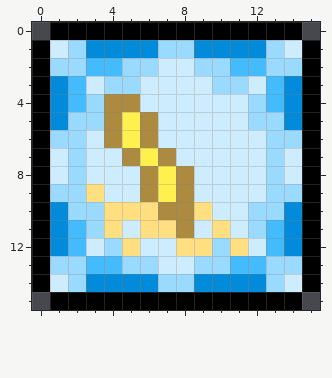
File history of a pixel-art sprite, gvmod/Content/Buffs/ArmedPhenomenon2B.png. The first picture shows the starting point.
The file is 32x32 pixels, drawn in blocks of 2x2; one block is one cell here.
The result:
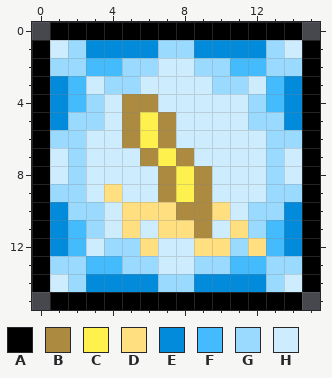
Palette (. is transparent): A #000000  B #ac8b41  C #fff14d  D #ffdf7f  E #028bda  F #44bbfd  G #9adafe  H #cdedfe
From old to new:
Colour C becomes colour B in rows 5 to 6 at x 5; in row 7 at x 6; in rows 8 to 9 at x 7.
Colour D becomes colour B in row 10 at x 9.
Colour H becomes colour B in row 4 at x 6; in rows 5 to 6 at x 7; in row 7 at x 8; in rows 8 to 9 at x 9; in row 11 at x 9.
Colour B becomes colour C in rows 5 to 6 at x 6; in row 7 at x 7; in rows 8 to 9 at x 8.
Colour B becomes colour D in row 10 at x 7; in row 11 at x 8.
Colour G becomes colour D in row 12 at x 10.
Colour H becomes colour D in row 9 at x 4; in row 10 at x 10; in row 11 at x 5 and 11; in row 12 at x 6 and 12.
Colour D becomes colour G in row 12 at x 5 and 11.
Colour B becomes colour H in rows 4 to 6 at x 4; in row 7 at x 5; in rows 8 to 9 at x 6.
Colour D becomes colour H in row 9 at x 3; in row 10 at x 4; in row 11 at x 4, 6 and 10; in row 12 at x 8.
Pixel boxes of the changes (left, top, right, bottom) in both pictures:
changed: (86, 94, 266, 256)
